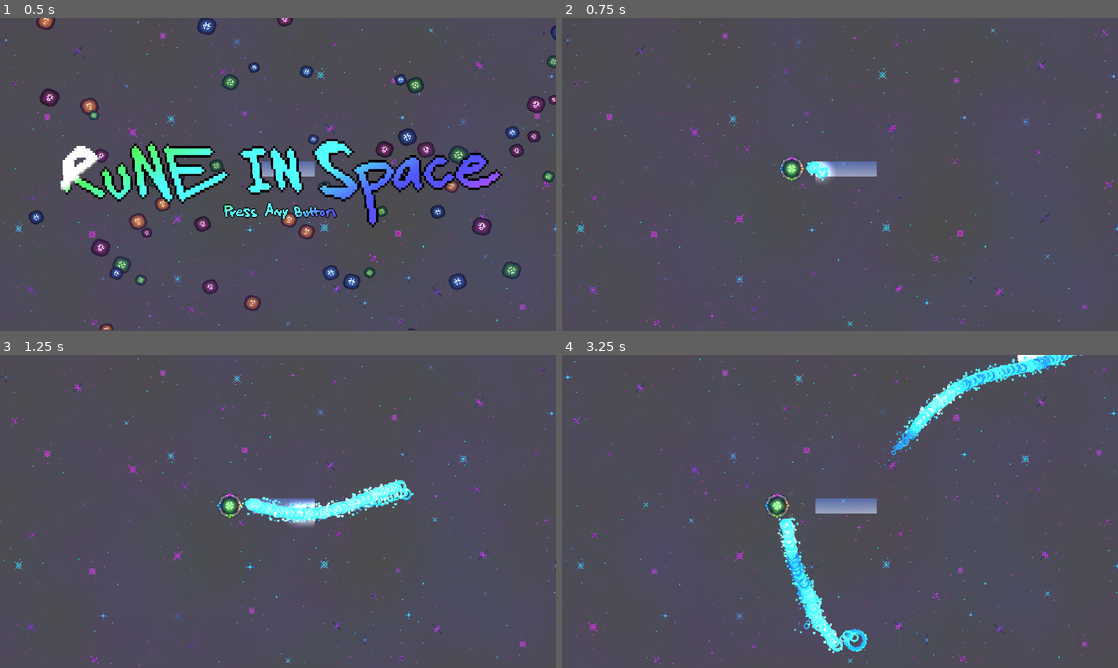
Above: before the commit, frames 1-4 (two rows, left to right).
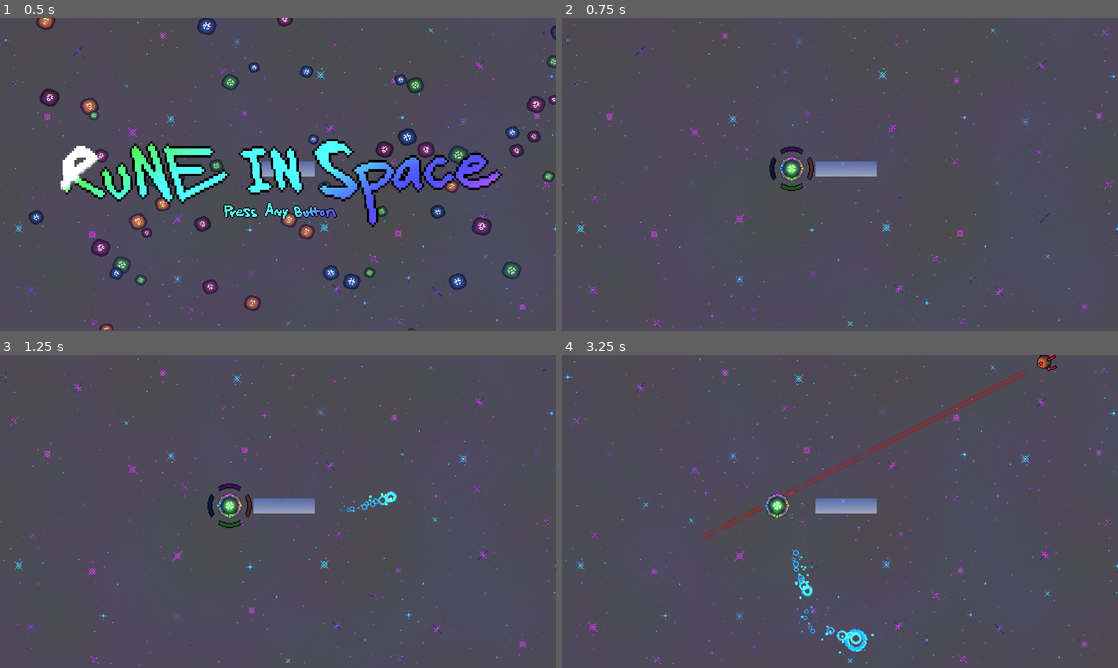
Above: after the commit, the same moments.

Repository: eee12342/New-Game
Game: Godot game, scene res://scenes/MainMenu.tscn
Same seed, same stepped clock (60 frames per second), same inputs: the game is played once before the commit and once after it.
Inputs (mouse positions are in pixels of both pictures, inside the frame that each line leads up to):
- Up to frame 1 (0.5 s): no input
- Up to frame 2 (0.75 s): move the mouse to (962, 158) at 0.52 s; hold Right mouse button (colour_change_mode, bound only after th… from 0.53 s (still down); click (962, 158) at 0.67 s
- Up to frame 3 (1.25 s): keep holding Right mouse button (colour_change_mode, bound only after th…; tap Shift (colour_change_mode, bound only before the commit) at 0.8 s
- Up to frame 4 (3.25 s): move the mouse to (728, 527) at 1.27 s; release Right mouse button (colour_change_mode, bound only after th… at 1.28 s; tap Shift (colour_change_mode, bound only before the commit) at 1.35, 3.05 s; click (728, 527) at 1.55 s; move the mouse to (895, 442) at 2.02 s; press the mouse at (895, 442) at 2.03 s; right-click (895, 442) at 2.3 s; move the mouse to (812, 574) at 2.77 s; release the mouse at (812, 574) at 2.78 s; tap A (colour1) at 2.85 s; click (812, 574) at 2.92 s

Frame 1 is identical in both runs. In frame 2, 0.5% of the frame differs, in the area x 37-49%, y 41-56%; in frame 3, 1.9%; in frame 4, 4.0%, in the area x 24-94%, y 0-98%.

Commit message:
Add dash movement and fix damage tween
Added a new dash input action and initial dash state handling for the player character. Also guarded the enemy damage flash tween so it only runs while the enemy still has health.

Diff:
--- a/project.godot
+++ b/project.godot
@@ -102,8 +102,12 @@
 }
 colour_change_mode={
 "deadzone": 0.2,
+"events": [Object(InputEventMouseButton,"resource_local_to_scene":false,"resource_name":"","device":-1,"window_id":0,"alt_pressed":false,"shift_pressed":false,"ctrl_pressed":false,"meta_pressed":false,"button_mask":2,"position":Vector2(261, 19),"global_position":Vector2(270, 67),"factor":1.0,"button_index":2,"canceled":false,"pressed":true,"double_click":false,"script":null)
+]
+}
+dash={
+"deadzone": 0.2,
 "events": [Object(InputEventKey,"resource_local_to_scene":false,"resource_name":"","device":-1,"window_id":0,"alt_press …(195 unchanged characters)…
-, Object(InputEventJoypadMotion,"resource_local_to_scene":false,"resource_name":"","device":-1,"axis":4,"axis_value":1.0,"script":null)
 ]
 }
 
--- a/scenes/character/character.gd
+++ b/scenes/character/character.gd
@@ -17,9 +17,18 @@
 @export var speed := 300.0
 @export var health: float = 100
 
+@onready var blue_wheel_element: AnimatedSprite2D = $Sprites/Frame/ColourWheelElements/Blue
+@onready var purple_wheel_element: AnimatedSprite2D = $Sprites/Frame/ColourWheelElements/Purple
+@onready var green_wheel_element: AnimatedSprite2D = $Sprites/Frame/ColourWheelElements/Green
+@onready var orange_wheel_element: AnimatedSprite2D = $Sprites/Frame/ColourWheelElements/Orange
+@onready var colour_wheel_elements: Array = [blue_wheel_element, purple_wheel_element, green_wheel_element, orange_wheel_element]
+@onready var colour_wheel_node: Node2D = $Sprites/Frame/ColourWheelElements
 var colours: Array = ["colour1", "colour2", "colour3", "colour4"]
 var current_colour: String = "colour1"
 var in_colour_change_mode: bool = false
+
+@export var dash_speed: float = 5
+var dash_target: Vector2
 
 
 func _ready() -> void:
@@ -27,13 +36,12 @@
 
 
 func _physics_process(_delta: float) -> void:
-	fire()
-	var shift_held := Input.is_action_pressed("colour_change_mode")
-	if shift_held:
+	var key_held := Input.is_action_pressed("colour_change_mode")
+	if key_held:
 		handle_colour()
+	elif Input.is_action_just_released("colour_change_mode"):
+		handle_colour_exit()
 
-	# Get the input direction and handle the movement/deceleration.
-	# As good practice, you should replace UI actions with custom gameplay actions.
 	var direction := Input.get_vector("left", "right", "up", "down")
 	if direction:
 		velocity = direction * speed
@@ -46,10 +54,6 @@
 		var charge_time = Time.get_ticks_msec() - charge_started_time
 		fire(charge_time)
 		charge_started_time = 0
-	if Input.is_action_pressed("colour_change_mode"):
-		in_colour_change_mode = true
-	else:
-		in_colour_change_mode = false
 
 	handle_rotation()
 	check_dead()
@@ -75,10 +79,15 @@
 
 
 func handle_colour() -> void:
-	for colour in colours:
-		if Input.is_action_pressed(colour) and current_colour != colour:
-			sprite.animation = colour
-			current_colour = colour
+	colour_wheel_node.visible = true
+	#for colour in colours:
+		#if Input.is_action_pressed(colour) and current_colour != colour:
+			#sprite.animation = colour
+			#current_colour = colour
+
+
+func handle_colour_exit() -> void:
+	colour_wheel_node.visible = false
 
 
 func _on_hitbox_body_entered(body: Node2D) -> void:
@@ -103,3 +112,7 @@
 func set_collision():
 	hitbox.collision_mask = 4
 	hitbox.collision_layer = 1
+
+
+func dash():
+	pass
--- a/scenes/character/character.tscn
+++ b/scenes/character/character.tscn
@@ -11,6 +11,14 @@
 [ext_resource type="Texture2D" uid="uid://li0veinl82tf" path="res://art/Icon Art/OrangeFrameLight.png" id="9_oe6dy"]
 [ext_resource type="Texture2D" uid="uid://c12rbqhtrcu5u" path="res://art/Icon Art/PurpleFrameLight.png" id="10_cuvpk"]
 [ext_resource type="Texture2D" uid="uid://d05o1v2dj8m55" path="res://art/Icon Art/BlueFrameLight.png" id="11_rvcjf"]
+[ext_resource type="Texture2D" uid="uid://dyhgl1ajcyk30" path="res://art/Icon Art/SelectionArt/BlueSelect_S.png" id="12_jghgk"]
+[ext_resource type="Texture2D" uid="uid://c8taluas827q2" path="res://art/Icon Art/SelectionArt/BlueSelect_L.png" id="13_4qkus"]
+[ext_resource type="Texture2D" uid="uid://d2kv7iw5vw5oa" path="res://art/Icon Art/SelectionArt/PurpleSelect_S.png" id="14_f6x4b"]
+[ext_resource type="Texture2D" uid="uid://cqn7g16uov11a" path="res://art/Icon Art/SelectionArt/PurpleSelect_L.png" id="15_dqlfo"]
+[ext_resource type="Texture2D" uid="uid://dgbsc46u53whj" path="res://art/Icon Art/SelectionArt/GreenSelect_S.png" id="16_i8rw3"]
+[ext_resource type="Texture2D" uid="uid://brwasdq34qi76" path="res://art/Icon Art/SelectionArt/GreenSelect_L.png" id="17_wakg3"]
+[ext_resource type="Texture2D" uid="uid://cp6klbh1ju4g2" path="res://art/Icon Art/SelectionArt/OrangeSelect_S.png" id="18_yyohv"]
+[ext_resource type="Texture2D" uid="uid://dc2ntsmbliwc6" path="res://art/Icon Art/SelectionArt/OrangeSelect_L.png" id="19_teuh6"]
 
 [sub_resource type="SpriteFrames" id="SpriteFrames_6nn2t"]
 animations = [{
@@ -80,6 +88,82 @@
 [sub_resource type="Gradient" id="Gradient_oe6dy"]
 offsets = PackedFloat32Array(0.12719299, 0.9930796)
 colors = PackedColorArray(0.30980393, 1, 0.14509805, 1, 1, 1, 1, 0)
+
+[sub_resource type="SpriteFrames" id="SpriteFrames_6p5km"]
+animations = [{
+"frames": [{
+"duration": 1.0,
+"texture": ExtResource("12_jghgk")
+}],
+"loop": 0,
+"name": &"dim",
+"speed": 5.0
+}, {
+"frames": [{
+"duration": 1.0,
+"texture": ExtResource("13_4qkus")
+}],
+"loop": 0,
+"name": &"lit",
+"speed": 5.0
+}]
+
+[sub_resource type="SpriteFrames" id="SpriteFrames_00mel"]
+animations = [{
+"frames": [{
+"duration": 1.0,
+"texture": ExtResource("14_f6x4b")
+}],
+"loop": 0,
+"name": &"dim",
+"speed": 5.0
+}, {
+"frames": [{
+"duration": 1.0,
+"texture": ExtResource("15_dqlfo")
+}],
+"loop": 0,
+"name": &"lit",
+"speed": 5.0
+}]
+
+[sub_resource type="SpriteFrames" id="SpriteFrames_l3jx2"]
+animations = [{
+"frames": [{
+"duration": 1.0,
+"texture": ExtResource("16_i8rw3")
+}],
+"loop": 0,
+"name": &"dim",
+"speed": 5.0
+}, {
+"frames": [{
+"duration": 1.0,
+"texture": ExtResource("17_wakg3")
+}],
+"loop": 0,
+"name": &"lit",
+"speed": 5.0
+}]
+
+[sub_resource type="SpriteFrames" id="SpriteFrames_g7fnn"]
+animations = [{
+"frames": [{
+"duration": 1.0,
+"texture": ExtResource("18_yyohv")
+}],
+"loop": 0,
+"name": &"dim",
+"speed": 5.0
+}, {
+"frames": [{
+"duration": 1.0,
+"texture": ExtResource("19_teuh6")
+}],
+"loop": 0,
+"name": &"lit",
+"speed": 5.0
+}]
 
 [sub_resource type="CircleShape2D" id="CircleShape2D_bhunq"]
 radius = 13.0
@@ -210,6 +294,25 @@
 position = Vector2(-11, 0)
 texture = ExtResource("11_rvcjf")
 
+[node name="ColourWheelElements" type="Node2D" parent="Sprites/Frame" unique_id=674281782]
+visible = false
+
+[node name="Blue" type="AnimatedSprite2D" parent="Sprites/Frame/ColourWheelElements" unique_id=351982515]
+sprite_frames = SubResource("SpriteFrames_6p5km")
+animation = &"dim"
+
+[node name="Purple" type="AnimatedSprite2D" parent="Sprites/Frame/ColourWheelElements" unique_id=445755677]
+sprite_frames = SubResource("SpriteFrames_00mel")
+animation = &"dim"
+
+[node name="Green" type="AnimatedSprite2D" parent="Sprites/Frame/ColourWheelElements" unique_id=117794789]
+sprite_frames = SubResource("SpriteFrames_l3jx2")
+animation = &"dim"
+
+[node name="Orange" type="AnimatedSprite2D" parent="Sprites/Frame/ColourWheelElements" unique_id=2063403252]
+sprite_frames = SubResource("SpriteFrames_g7fnn")
+animation = &"dim"
+
 [node name="BulletSpawns" type="Node2D" parent="." unique_id=1060247796]
 
 [node name="BulletSpawn" type="Marker2D" parent="BulletSpawns" unique_id=19880142]
--- a/scenes/enemy/enemy.gd
+++ b/scenes/enemy/enemy.gd
@@ -47,9 +47,10 @@
 	if body == self:
 		health -= damage_taken
 
-		damage_tween = create_tween()
-		damage_tween.tween_property(animations, "self_modulate", Color(18.892, 18.892, 18.892), 0.1)
-		damage_tween.tween_property(animations, "self_modulate", Color("#ffffff"), 0.15)
+		if health > 0:
+			damage_tween = create_tween()
+			damage_tween.tween_property(animations, "self_modulate", Color(18.892, 18.892, 18.892), 0.1)
+			damage_tween.tween_property(animations, "self_modulate", Color("#ffffff"), 0.15)
 
 
 func _on_death_finished():
